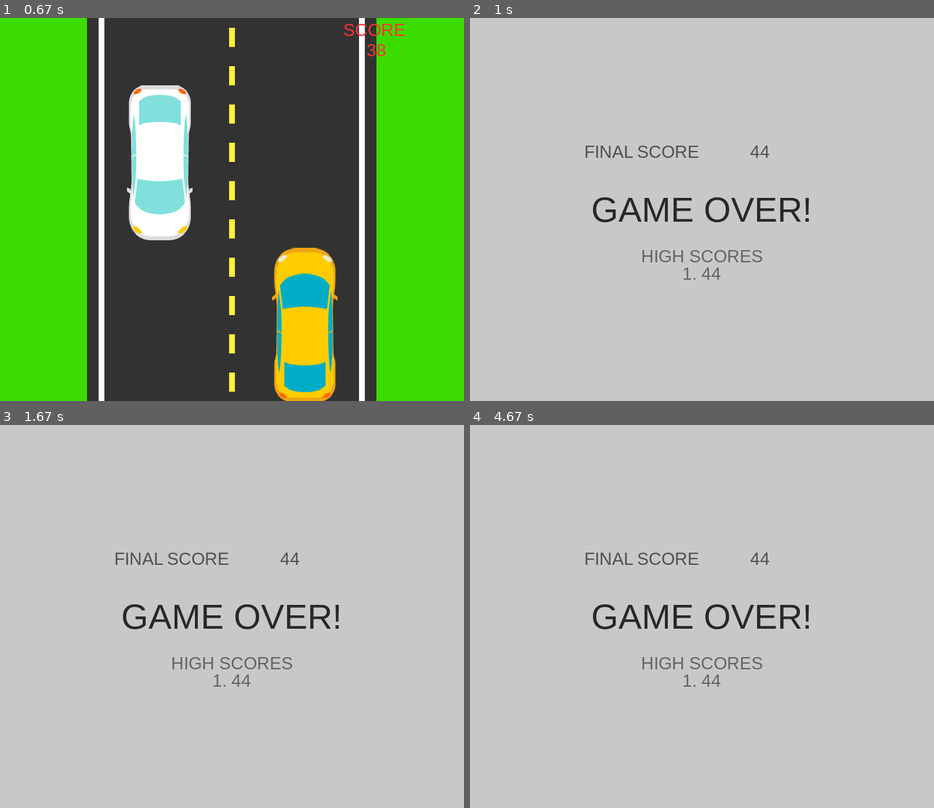
Above: before the commit, frames 1-4 (two rows, left to right).
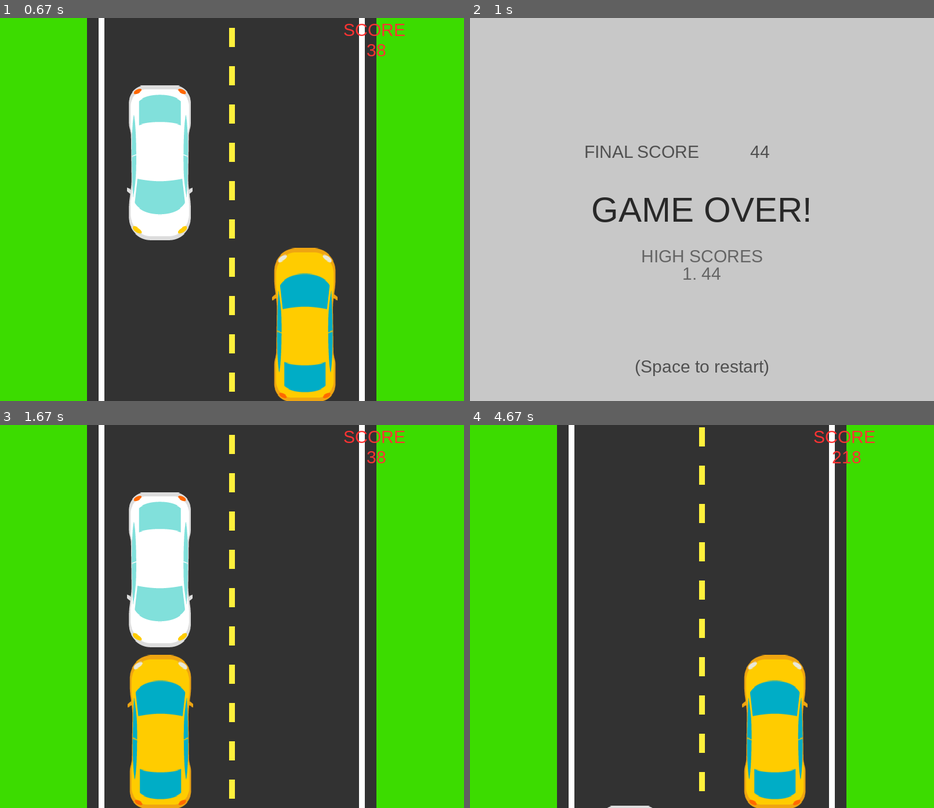
Above: after the commit, the same moments.

Repository: abidurrahman11/Pygame-Racing-Car
Game: pygame game, started from cargame.py
The game is run twice, just before and just after one commit, with the same random seed, the same clock (stepped at 60 frames per second) and the same inputs.
Inputs:
- Up to frame 1 (0.67 s): tap Space at 0.33 s
- Up to frame 2 (1 s): tap A at 0.67 s
- Up to frame 3 (1.67 s): tap Space at 1 s; tap A at 1.33 s
- Up to frame 4 (4.67 s): hold Right 1.67-2.13 s; hold Right 2.17-2.63 s; hold Right 2.67-3.2 s; hold Right 3.23-3.63 s; hold Right 3.67-4.3 s; hold Right from 4.33 s (still down)

Frame 1 is identical in both runs. In frame 2, 0.3% of the frame differs, in the area x 35-65%, y 89-94%; in frame 3, 99%; in frame 4, 99%, in the area x 0-100%, y 0-100%.

Commit message:
Added quit on 'q' and restart on 'space'

Diff:
--- a/cargame.py
+++ b/cargame.py
@@ -93,14 +93,13 @@
 
             if self.game_state == "GAME OVER":
                 self.game_over_draw()
-
                 self.CLOCK.tick(self.FPS)
                 pygame.display.update()
                 continue
 
             # if score is greater than 5000 then move
             # to a new level and increase the speed of enemy car
-            if self.score % 5000 == 0:
+            if self.score % 1000 == 0:
                 self.speed += 0.16
                 self.level += 1
                 print("Level Up!")
@@ -148,6 +147,10 @@
                 if event.key in [pygame.K_d, pygame.K_RIGHT] and self.car_lane == "L":
                     self.car_loc = self.car_loc.move([int(self.road_w / 2), 0])
                     self.car_lane = "R"
+                if event.key in [pygame.K_SPACE, pygame.K_r] and self.game_state == "GAME OVER":
+                    self.restart_game()
+                if event.key in [pygame.K_ESCAPE, pygame.K_q]:
+                    self.quit_game()
             if event.type == pygame.VIDEORESIZE:
                 self.SCREEN_WIDTH, self.SCREEN_HEIGHT = event.w, event.h
                 self.SCREEN = pygame.display.set_mode(
@@ -346,6 +349,27 @@
                 410 + ((idx + 1) * 30),
             )
 
+        self.message_display(
+            "(Space to restart)", self.score_font, (80, 80, 80), self.SCREEN_WIDTH / 2, 600
+        )
+
+    def restart_game(self):
+        self.score = 0
+        self.level = 0
+        self.event_updater_counter = 0
+        self.game_state = "MAIN GAME"
+        self.has_update_scores = False
+        self.scores = []
+        self.car_loc.center = (
+            self.right_lane,
+            self.SCREEN_HEIGHT - self.car_loc.height * 0.5,
+        )
+        self.car2_loc = self.car2.get_rect()
+        self.car2_loc.center = (self.left_lane, self.SCREEN_HEIGHT * 0.2)
+        self.car_lane = "R"
+        self.car2_lane = "L"
+        print("Restart!")
+
     @staticmethod
     def quit_game():
         sys_exit()
